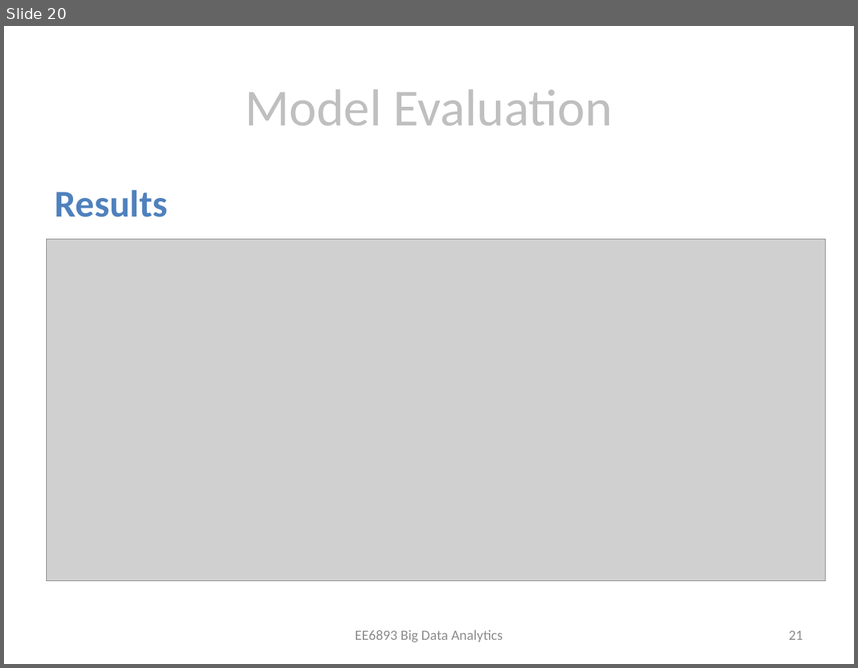
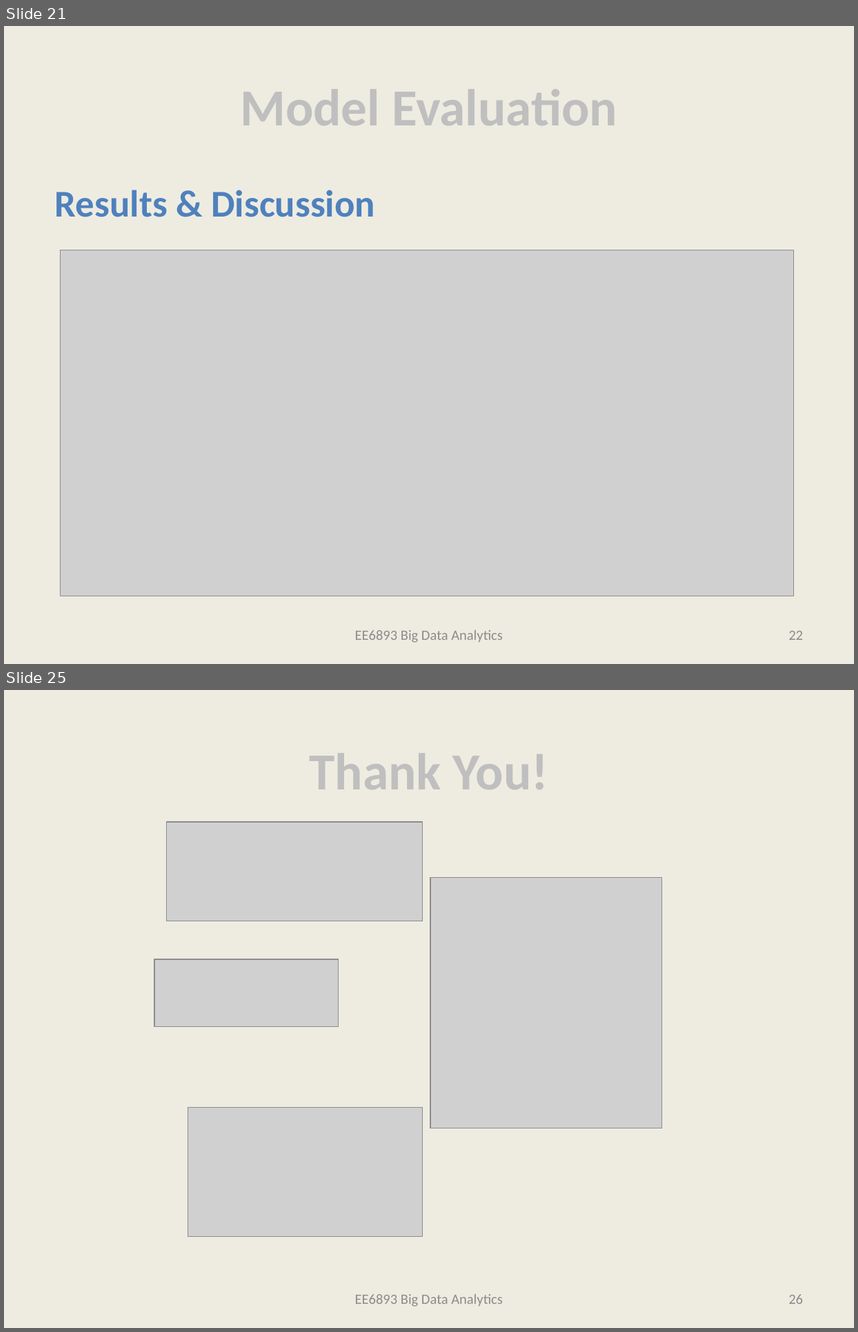
Before and after one commit to bertomartin/big-data-analytics, a slide deck: FinalPresentation.pptx. Shown one above the other, each under a label of ours: slide 20 before the commit, slides 21 and 25 after it; the slides between them are not shown. The pictures are 858x668 and 858x1332 pixels, drawn with LibreOffice and Linux fonts; fonts in the diff are those of the drawing; grey boxes stand for pictures. Boxes give left, top, right and bottom in pixels: in the first picture for what was removed or moved away, otherwise in the second. Text is boxed around its words. In the diff, an @@ line names an element or a change of style, - is before the commit and + after.

```diff
--- a/FinalPresentation.pptx
+++ b/FinalPresentation.pptx
@@ slide 25 added at (4, 690, 854, 1328), background #EEECE1 @@
@@ title added at (309, 753, 548, 789), 44 pt, text #BFBFBF, bold @@
+Thank You!
@@ picture added at (166, 822, 422, 921) @@
@@ picture added at (430, 877, 662, 1127) @@
@@ picture added at (154, 958, 339, 1026) @@
@@ picture added at (188, 1107, 422, 1236) @@
@@ text added at (355, 1294, 503, 1306), 12 pt, text #8C8C8C @@
+EE6893 Big Data Analytics
@@ page number added at (789, 1294, 803, 1303), 12 pt, text #8C8C8C @@
+26
@@ what was slide 20 is now slide 21 @@
@@ slide 21 changed as well @@
@@ background #FFFFFF to #EEECE1 @@
@@ title "Model Evaluation" at (240, 89, 617, 125): bold on @@
@@ text at (55, 190, 375, 217): text changed @@
-Results
+Results & Discussion
@@ picture: place and size @@
-picture at (47, 239, 826, 580)
+picture at (60, 250, 793, 595)
@@ page number at (789, 630, 803, 639): text changed @@
-21
+22
```
Also in this commit, not shown: 19 other slides changed, 5 other slides added, 1 slide removed, 3 other files.
